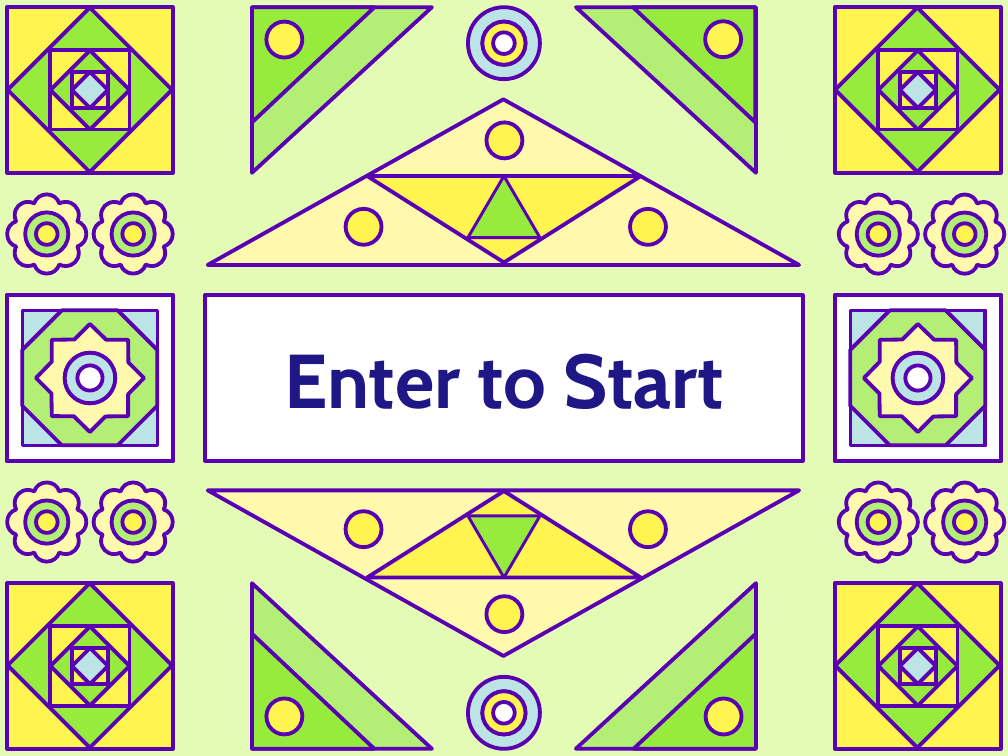
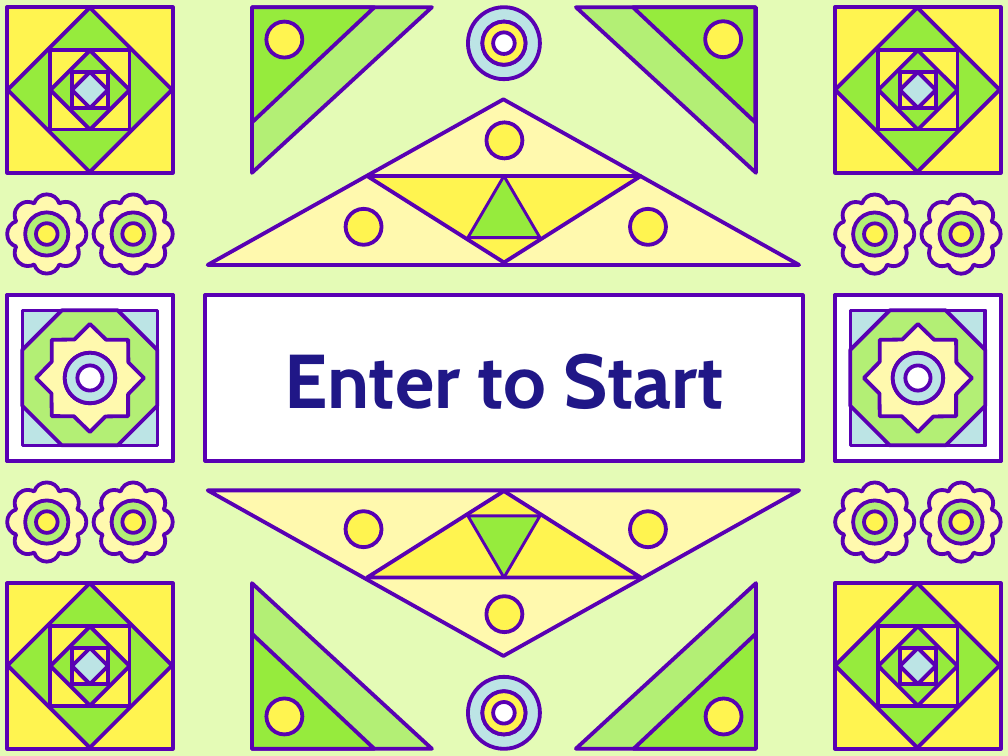
Before and after one commit to the-akira/CC33Z, a slide deck: slide 1 of Cursos/Desenvolvimento Web/JavaScript/2D Game Math/images/start.odp. Drawn at 1008x756 pixels with LibreOffice and Linux fonts; fonts in the diff are those of the drawing. Boxes give left, top, right and bottom in pixels: in the first picture for what was removed or moved away, otherwise in the second. Text is boxed around its words. In the diff, an @@ line names an element or a change of style, - is before the commit and + after.

```diff
--- a/Cursos/Desenvolvimento Web/JavaScript/2D Game Math/images/start.odp
+++ b/Cursos/Desenvolvimento Web/JavaScript/2D Game Math/images/start.odp
@@ 6 ellipses, 4 freeform shapes: place and size @@
-6 ellipses, 4 freeform shapes at <box>839,195,1005,563</box>
+6 ellipses, 4 freeform shapes at <box>835,195,1002,563</box>
```
Also in this commit, not shown: 1 other file.
